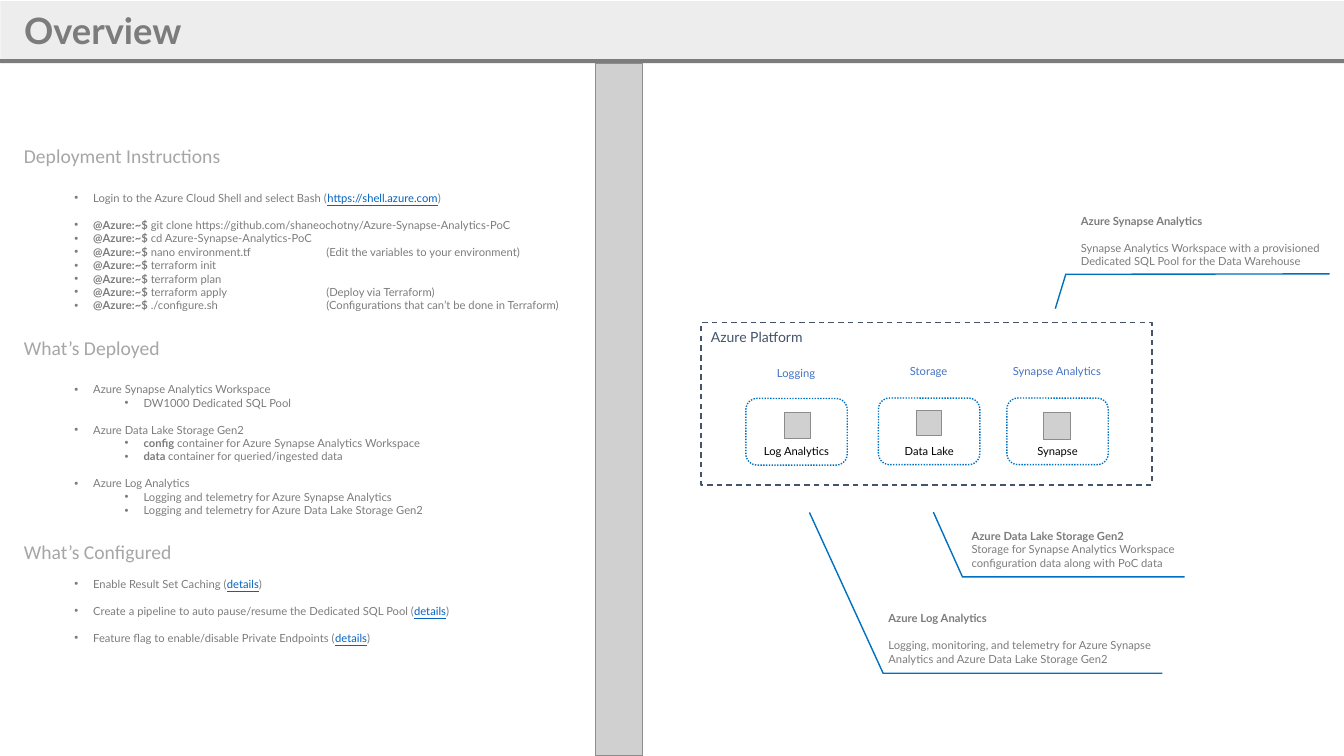
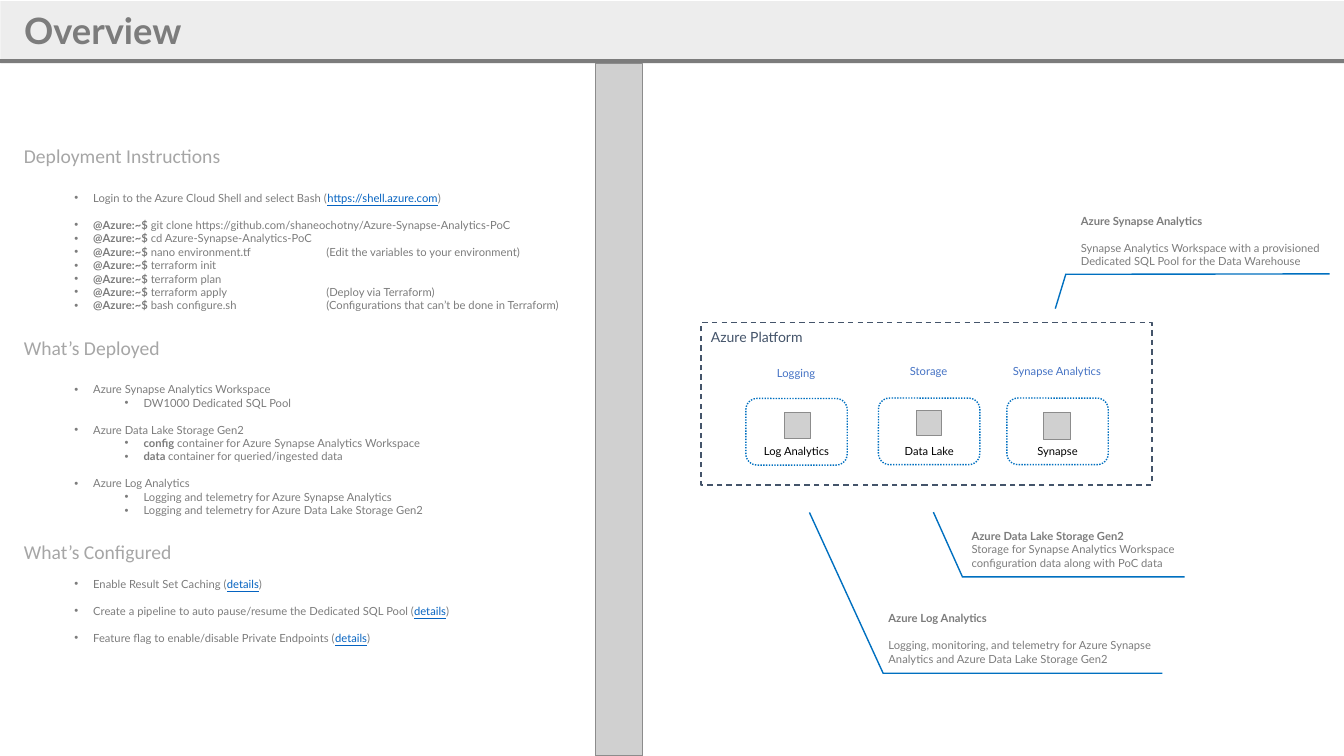
Before and after one commit to shaneochotny/Azure-Synapse-Analytics-PoC, a slide deck: slide 2 of Azure Synapse Analytics PoC Environment.pptx. Drawn at 1344x756 pixels with LibreOffice and Linux fonts; fonts in the diff are those of the drawing; grey boxes stand for pictures. Boxes give left, top, right and bottom in pixels: in the first picture for what was removed or moved away, otherwise in the second. Text is boxed around its words. In the diff, an @@ line names an element or a change of style, - is before the commit and + after.

```diff
--- a/Azure Synapse Analytics PoC Environment.pptx
+++ b/Azure Synapse Analytics PoC Environment.pptx
@@ text at (93, 300, 559, 311): text changed @@
-  • @Azure:~$ ./configure.sh (Configurations that can’t be done in Terraform)
+  • @Azure:~$ bash configure.sh (Configurations that can’t be done in Terraform)
```
Also in this commit, not shown: 6 other files.
